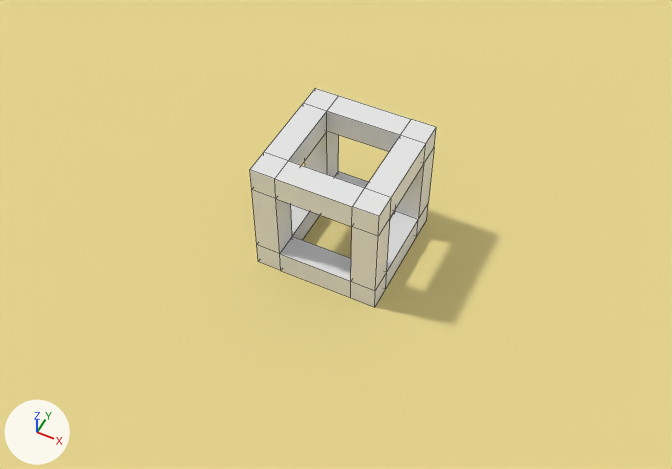
Two versions of the Blender file matlab/testscene.blend, one commit apart.
Before and after are seen from a 50 mm lens placed at (5.09, -8.67, 11.15), pointed at (0.71, 0.09, 0.21). The lights are fixed; the arrows at lower left show +X, +Y and +Z. Mesh edges are drawn as thin lines.

Before the edit, the objects in view are built like this:
```python
me_cube = bpy.data.meshes.new('Cube')
me_cube.from_pydata(...)  # 64 vertices, 77 faces; spans x -1.0..9.0, y -9.0..1.0, z -1.0..9.0
me_cube.materials.append(mat_material)  # white #e7e7e7
me_plane = bpy.data.meshes.new('Plane')
me_plane.from_pydata([(1.0, -1.0, 0.0), (-1.0, -1.0, 0.0), (1.0, 1.0, 0.0), (-1.0, 1.0, 0.0)], [], [(1, 0, 2, 3)])
me_plane.materials.append(mat_surface)  # yellow #e7d790
ob_cube = bpy.data.objects.new('Cube', me_cube)
ob_cube.location = (0.0, 1.0, 0.2)
ob_cube.scale = (0.2, 0.2, 0.2)
ob_plane = bpy.data.objects.new('Plane', me_plane)
ob_plane.location = (0.0, 0.0, 0.0)
ob_plane.scale = (19.1, 19.1, 19.1)
```
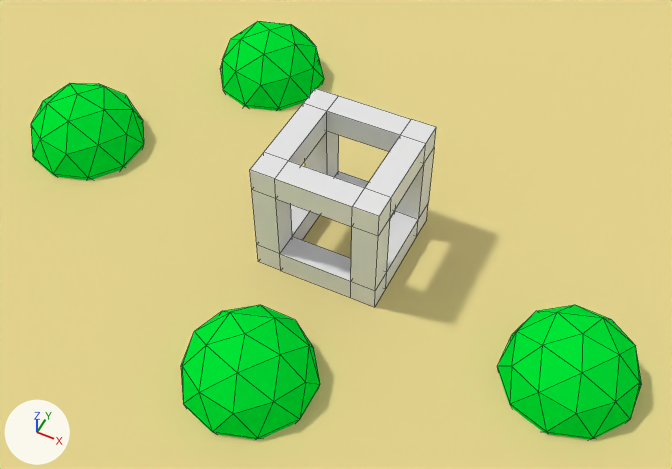
The change, as a list of edits to the scene's bpy script:
```text
Add mat_spheres:
    mat_spheres = diffuse_material('spheres')
    mat_spheres.base_color = (0.0, 0.8, 0.0373)  # green #00e736
Add me_icosphere:
    me_icosphere.from_pydata(...)  # an icosphere of 80 faces spanning x -0.95..0.95, y -1.0..1.0, z -1.0..1.0
    me_icosphere.materials.append(mat_spheres)  # green #00e736
Add ob_icosphere:
    ob_icosphere = bpy.data.objects.new('Icosphere', me_icosphere)
    ob_icosphere.location = (0.77, -2.72, 0.07)
Add ob_icosphere_001:
    ob_icosphere_001 = bpy.data.objects.new('Icosphere.001', me_icosphere)
    ob_icosphere_001.location = (-4.23, 0.28, 0.07)
Add ob_icosphere_002:
    ob_icosphere_002 = bpy.data.objects.new('Icosphere.002', me_icosphere)
    ob_icosphere_002.location = (-2.23, 3.28, 0.07)
Add ob_icosphere_003:
    ob_icosphere_003 = bpy.data.objects.new('Icosphere.003', me_icosphere)
    ob_icosphere_003.location = (4.77, -0.72, 0.07)
```

What differs and where, as boxes (x1, y1, x2, y2) in the pictures (672 x 469 px):
'Icosphere.003', added (green)
    after: (497, 305, 642, 439)
'Icosphere', added (green)
    after: (181, 305, 320, 439)
'Icosphere.001', added (green)
    after: (31, 83, 144, 180)
'Icosphere.002', added (green)
    after: (220, 21, 324, 111)
